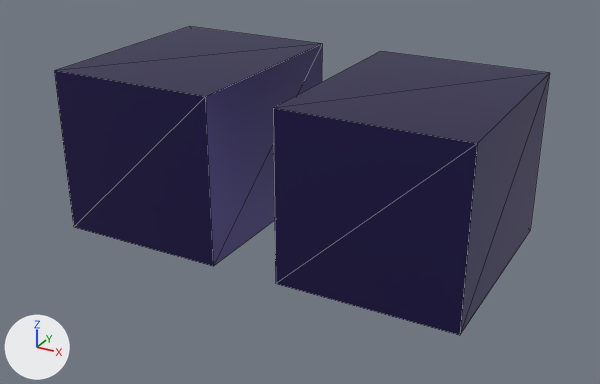
One commit to the glTF model src/client/dev_viewer/models/modular_heroes/dw_boots_base.glb: the scene before it, then after it.
Both versions are drawn from a camera (50 mm lens) standing at (0.49, -0.928, 0.391) and looking at (0.011, -0.056, -0.045). Every picture has the same lights, and +X, +Y and +Z are marked at lower left. The first picture is the older version. Mesh edges are drawn as thin lines. Where no turn or scale is listed for an object, it has been applied to the vertices. Vertices at exactly the same position are counted once.

Names of what the first picture shows: 'boot_-1', 'boot_1'.
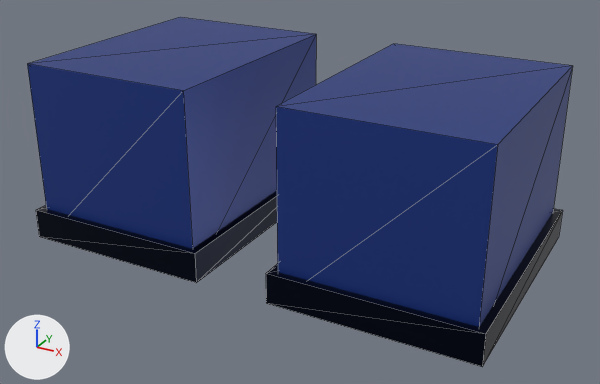
The change in detail:
Material 'Material_0' (mat_material_0) changes colour from dark blue #322960 to blue #1e3a8a; in linear values from (0.0319, 0.0222, 0.117) to (0.013, 0.0423, 0.254).
Material 'Material_1' (mat_material_1) is new.
Its base color is (0.00478, 0.00857, 0.0232) (black #0f172a).
Its metallic is 0.9.
Its roughness is 0.28.
me_mesh_0 is used by ob_boot__1; location (-0.16, -0.035, 0.0).
me_mesh_0 had 8 vertices, 12 faces and spanned x -0.115..0.115, y -0.145..0.145, z -0.11..0.11.
me_mesh_0 now has 8 vertices, 12 faces and spans x -0.12..0.12, y -0.16..0.16, z -0.12..0.12.
me_mesh_0 part 1: the whole mesh is scaled about its middle by (1.04, 1.1, 1.09).
me_mesh_1 is used by ob_boot_1; location (0.16, -0.035, 0.0).
me_mesh_1 had 8 vertices, 12 faces and spanned x -0.115..0.115, y -0.145..0.145, z -0.11..0.11.
me_mesh_1 now has 8 vertices, 12 faces and spans x -0.12..0.12, y -0.16..0.16, z -0.12..0.12.
me_mesh_1 part 2: the whole mesh is scaled about its middle by (1.04, 1.1, 1.09).
Mesh me_mesh_3 is new.
It is a box spanning x -0.13..0.13, y -0.17..0.17, z -0.02..0.02.
It uses material mat_material_1 (black #0f172a).
Object 'boot_-1' (ob_boot__1) moves from (-0.16, -0.035, 0.0) to (-0.18, -0.04, 0.0).
Object 'boot_1' (ob_boot_1) moves from (0.16, -0.035, 0.0) to (0.18, -0.04, 0.0).
Object 'boot_sole_1' (ob_boot_sole_1) is new; it shows me_mesh_3.
Its location is (0.18, -0.04, -0.1).
Object 'boot_sole_-1' (ob_boot_sole__1) is new; it shows a copy of me_mesh_3.
Its location is (-0.18, -0.04, -0.1).

Boxes [x1, y1, x2, y2] around the edits, measured in the pictures (600 x 384 px):
'boot_1', recoloured, moved, rescaled
    before: [273, 51, 550, 335]
    after: [276, 44, 573, 327]
'boot_-1', recoloured, moved, rescaled
    before: [55, 26, 322, 266]
    after: [27, 17, 316, 249]
'boot_sole_1', added (black)
    after: [266, 209, 563, 367]
'boot_sole_-1', added
    after: [36, 191, 277, 283]
